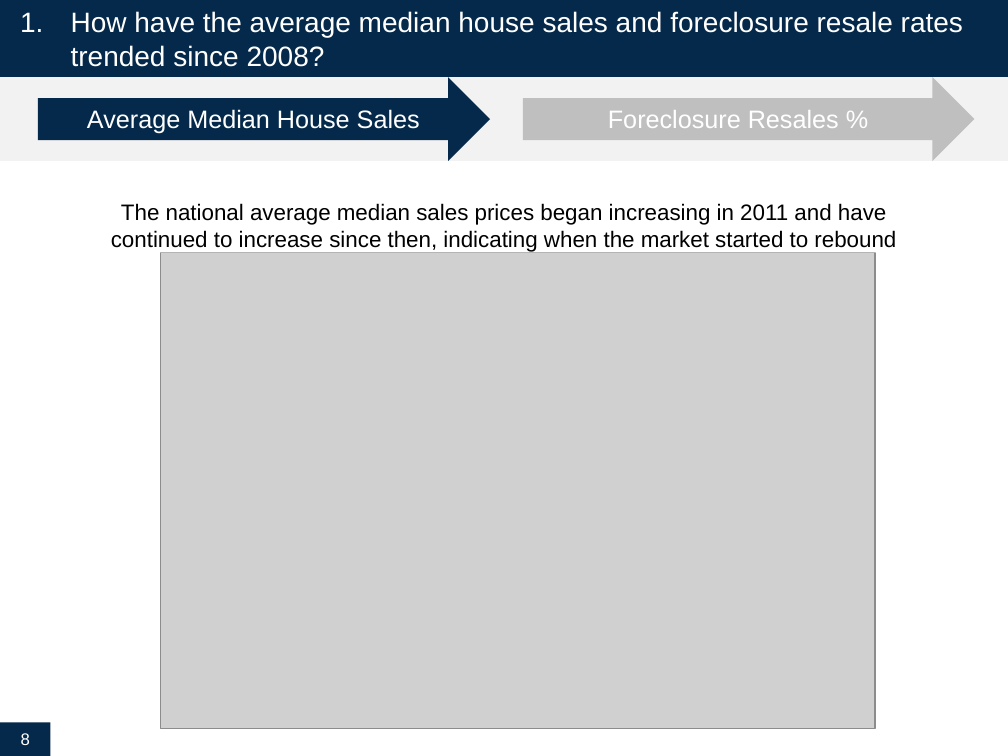
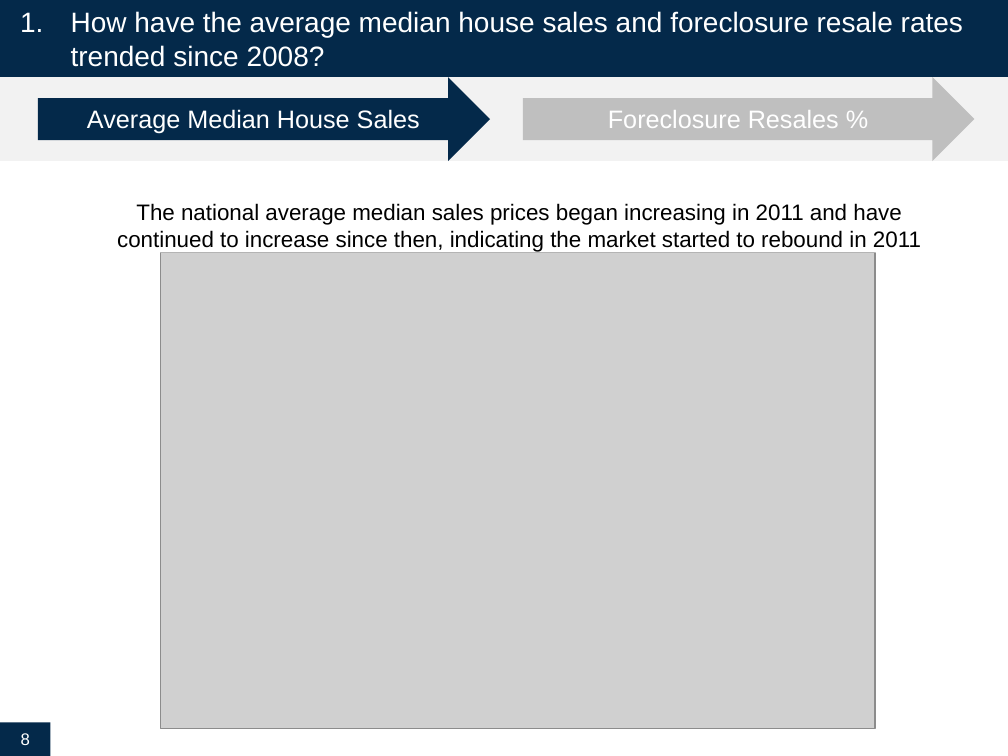
Before and after one commit to cmarchini19/US-Housing-Market-Analysis, a slide deck: slide 8 of US Housing Market Analysis_Final_1-20-2020.pptx. Drawn at 1008x756 pixels with LibreOffice and Linux fonts; fonts in the diff are those of the drawing; grey boxes stand for pictures. Boxes give left, top, right and bottom in pixels: in the first picture for what was removed or moved away, otherwise in the second. Text is boxed around its words. In the diff, an @@ line names an element or a change of style, - is before the commit and + after.

```diff
--- a/US Housing Market Analysis_Final_1-20-2020.pptx
+++ b/US Housing Market Analysis_Final_1-20-2020.pptx
@@ rectangle "The national average median sales ...": place and size @@
-rectangle "The national average median sales ..." at (95,193,914,252)
+rectangle "The national average median sales ..." at (95,193,944,252)
@@ text in rectangle at (117,203,921,252): text changed @@
-The national average median sales prices began increasing in 2011 and have continued to increase since then, indicating when the market started to rebound
+The national average median sales prices began increasing in 2011 and have continued to increase since then, indicating the market started to rebound in 2011
```
Also in this commit, not shown: 5 other slides changed, 16 other files.
